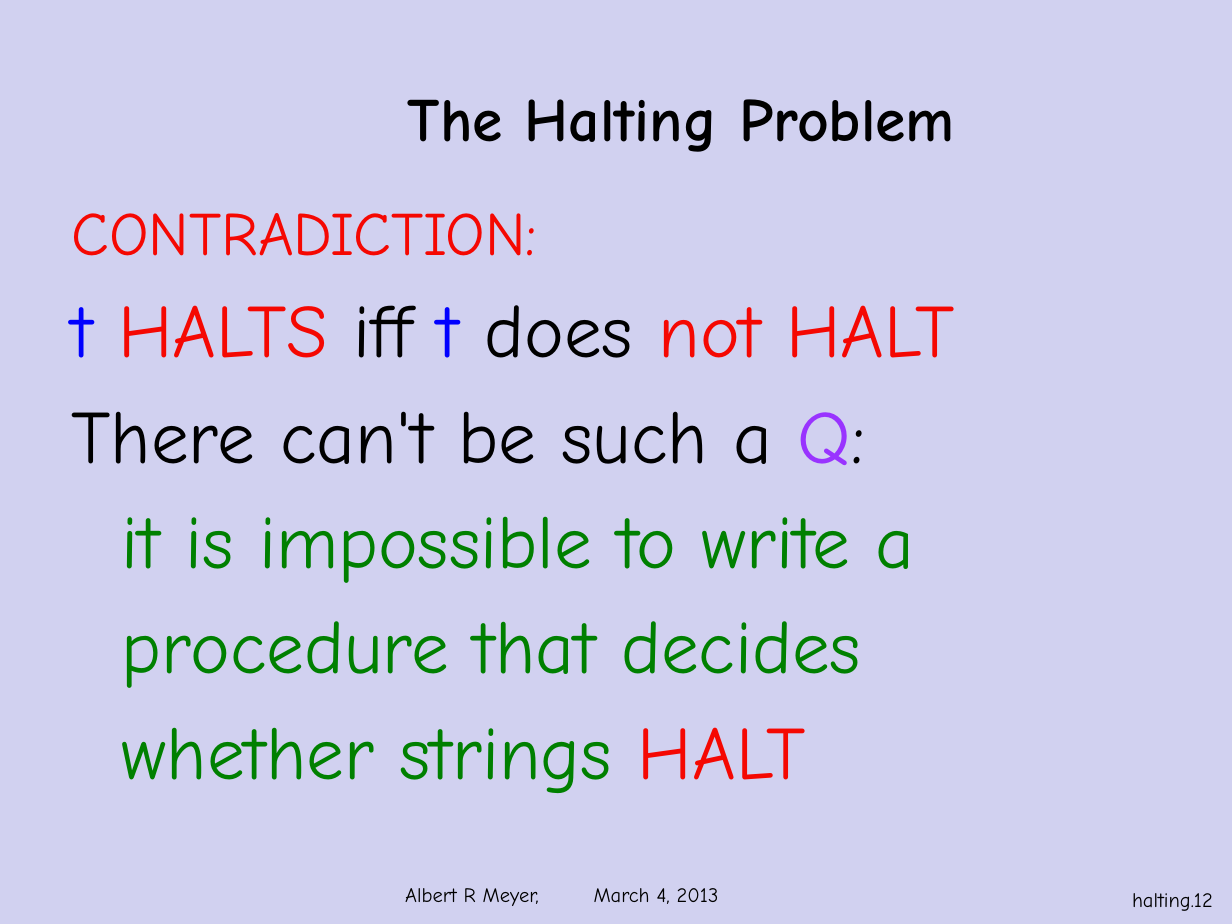
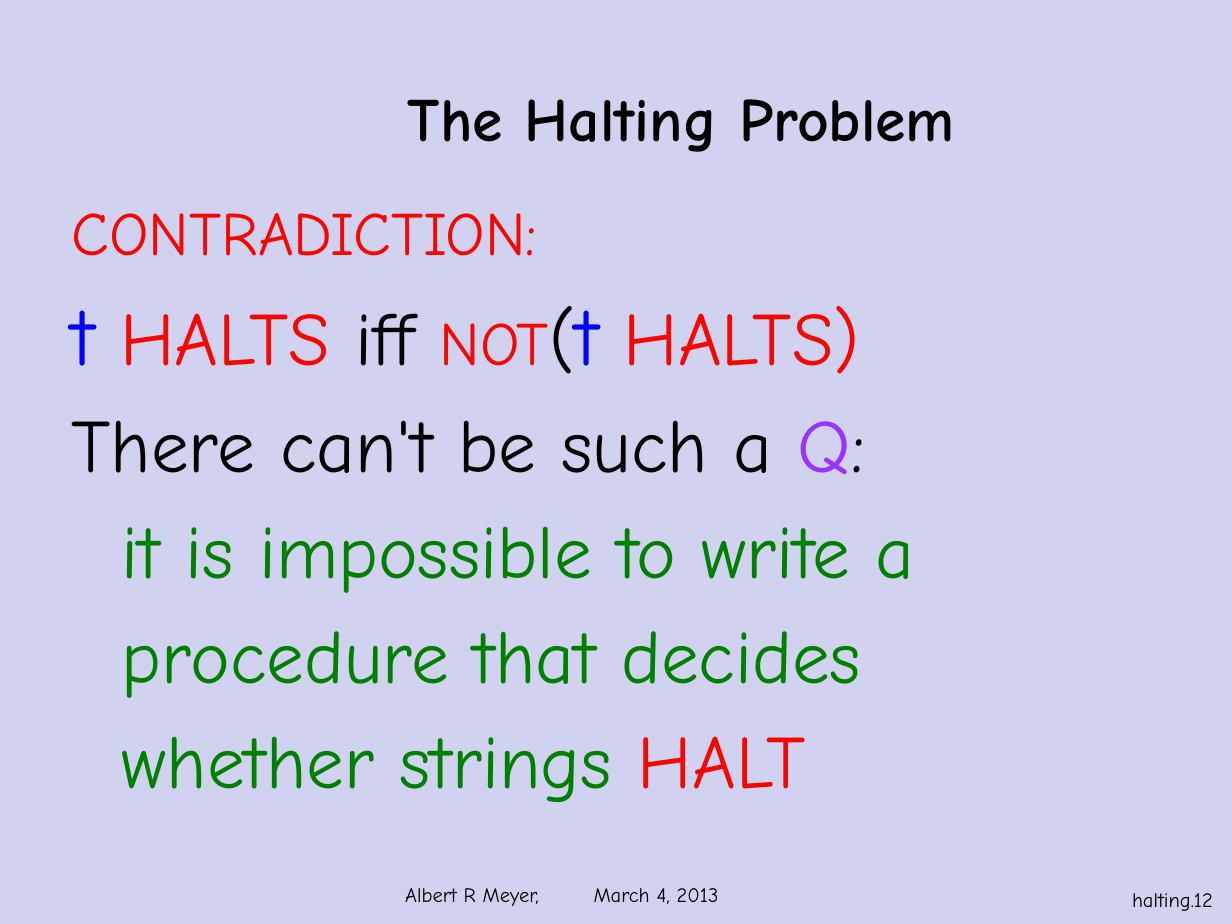
Before and after one commit to armeyer/mcs_web, a slide deck: slide 12 of spring13/slides13/halting-problem-no-diagram.pptx. Drawn at 1232x924 pixels with LibreOffice and Linux fonts; fonts in the diff are those of the drawing; background and template pictures are left out. Boxes give left, top, right and bottom in pixels: in the first picture for what was removed or moved away, otherwise in the second. Text is boxed around its words. In the diff, an @@ line names an element or a change of style, - is before the commit and + after.

Commit message:
edit halting-problem slides

```diff
--- a/spring13/slides13/halting-problem-no-diagram.pptx
+++ b/spring13/slides13/halting-problem-no-diagram.pptx
@@ text at (71, 306, 860, 374): text changed @@
-t HALTS iff t does not HALT
+t HALTS iff NOT(t HALTS)
```
Also in this commit, not shown: 14 other slides changed, 1 other file.
